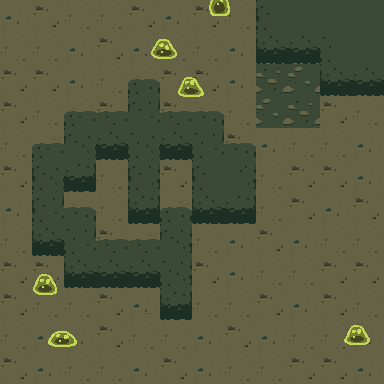
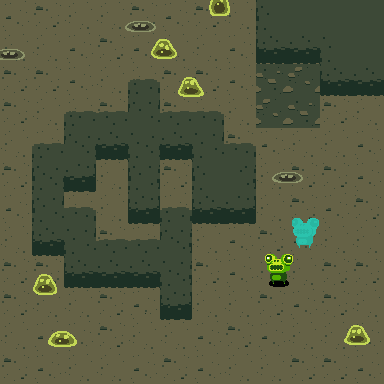
Layers edited between the first and the second 384px x 384px image:
added layer "Layer 6" above "Layer 9 copy 2" over [265, 254, 293, 284]
added layer "Layer 9 copy 2" above "Layer 9 copy" over [125, 21, 156, 32]
added layer "Layer 9 copy" above "Layer 9" over [0, 49, 25, 60]
added layer "Layer 9" above "Layer 8" over [272, 172, 303, 183]
added layer "Layer 8" above "Hue/Saturation 3" over [269, 278, 289, 287]
added layer "Layer 5" above "dark flavor" over [292, 218, 319, 248]
